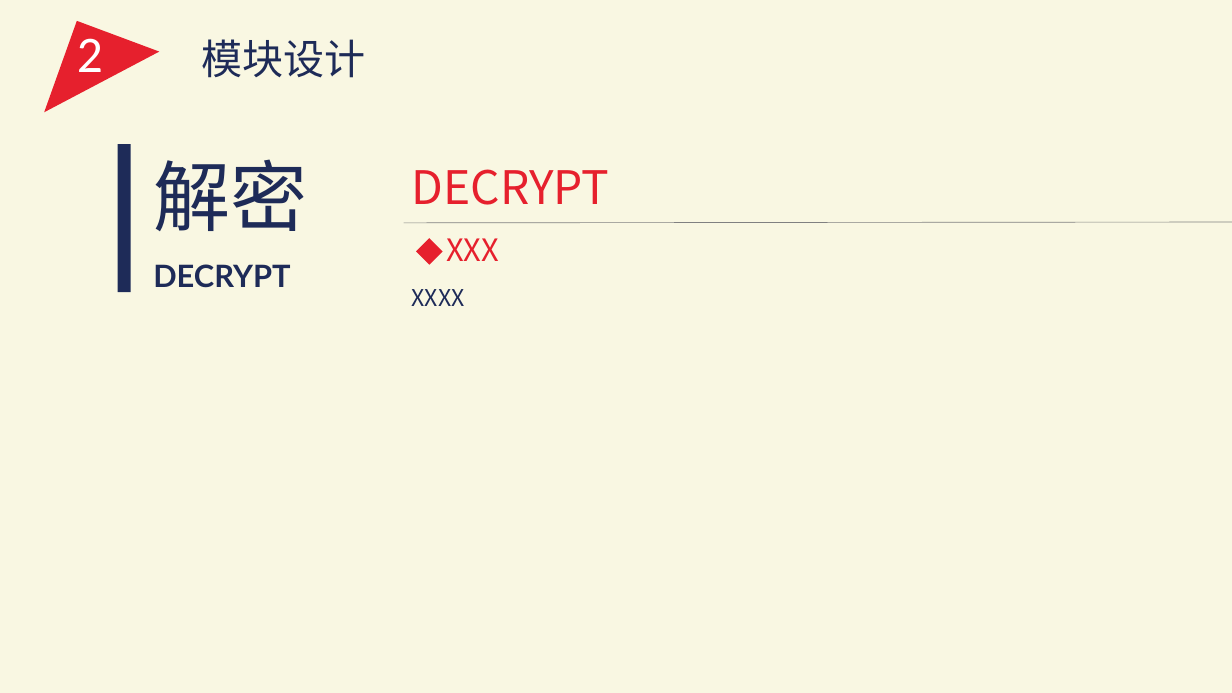
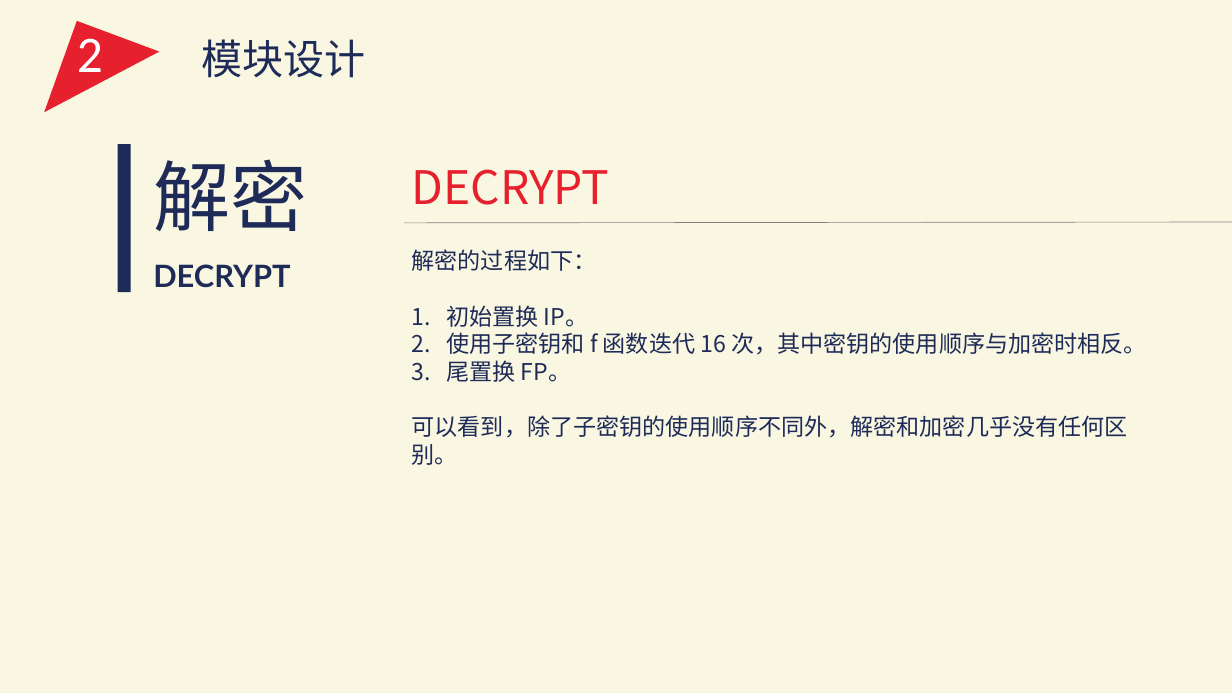
Before and after one commit to IntroductionOfCoding2015/encryption, a slide deck: slide 12 of PPT.pptx (slide 11 before the commit). Drawn at 1232x693 pixels with LibreOffice and Linux fonts; fonts in the diff are those of the drawing. Boxes give left, top, right and bottom in pixels: in the first picture for what was removed or moved away, otherwise in the second. Text is boxed around its words. In the diff, an @@ line names an element or a change of style, - is before the commit and + after.

```diff
--- a/PPT.pptx
+++ b/PPT.pptx
@@ diamond removed at (x1=416, y1=238, x2=443, y2=265) @@
@@ text at (x1=412, y1=249, x2=1147, y2=465): text changed @@
-XXX
-XXXX
+解密的过程如下：
+1. 初始置换 IP。
+2. 使用子密钥和 f 函数迭代 16 次，其中密钥的使用顺序与加密时相反。
+3. 尾置换 FP。
+可以看到，除了子密钥的使用顺序不同外，解密和加密几乎没有任何区别。
```
Also in this commit, not shown: 8 other slides changed, 2 slides added, 5 slides removed, 1 other file.
